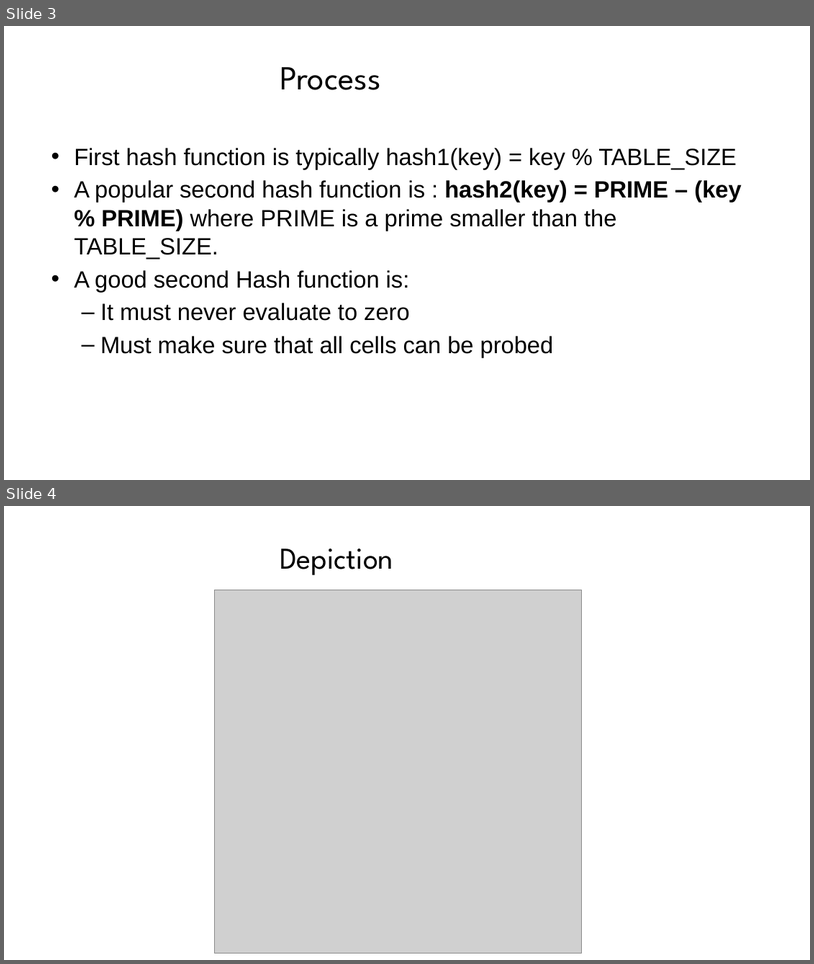
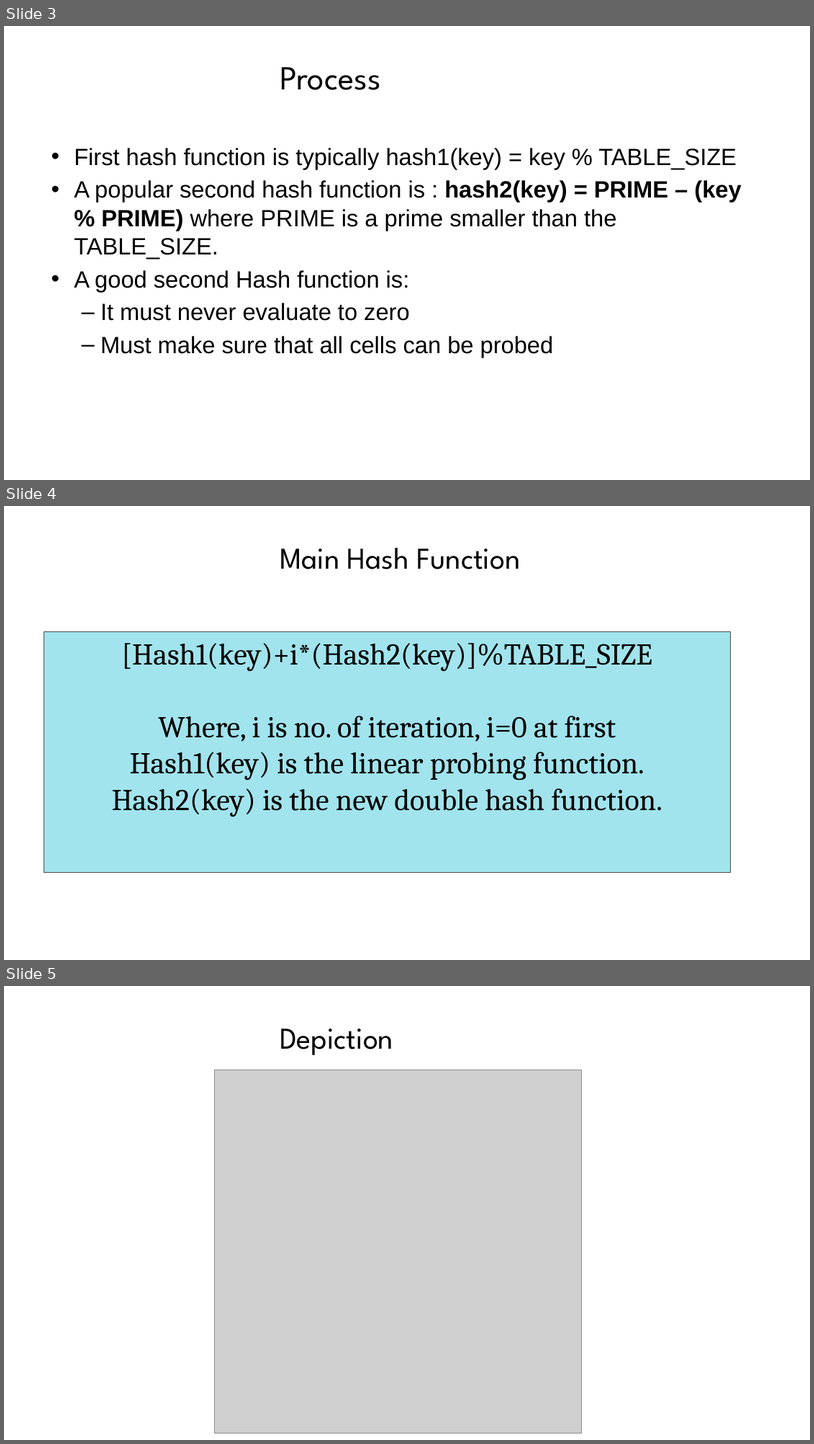
Before and after one commit to praash47/dsa, a slide deck: complete/double_hash.pptx. Shown one above the other, each under a label of ours: slides 3 and 4 before the commit, slides 3, 4 and 5 after it. The pictures are 814x964 and 814x1444 pixels, drawn with LibreOffice and Linux fonts; fonts in the diff are those of the drawing; grey boxes stand for pictures; background and template pictures are left out. Boxes give left, top, right and bottom in pixels: in the first picture for what was removed or moved away, otherwise in the second. Text is boxed around its words. In the diff, an @@ line names an element or a change of style, - is before the commit and + after.

```diff
--- a/complete/double_hash.pptx
+++ b/complete/double_hash.pptx
@@ slide 4 added at (4, 506, 810, 960), background picture (left out) @@
@@ title added at (280, 548, 521, 569), 36 pt, text #000000 @@
+Main Hash Function
@@ rectangle added at (44, 632, 730, 872), fill #A1E4ED, outline #4D4D4D 0.75 pt, 36 pt, text #000000 @@
+[Hash1(key)+i*(Hash2(key)]%TABLE_SIZE
+Where, i is no. of iteration, i=0 at first
+Hash1(key) is the linear probing function.
+Hash2(key) is the new double hash function.
@@ what was slide 4 is now slide 5 @@
```
Also in this commit, not shown: 1 slide changed, 5 other files.
